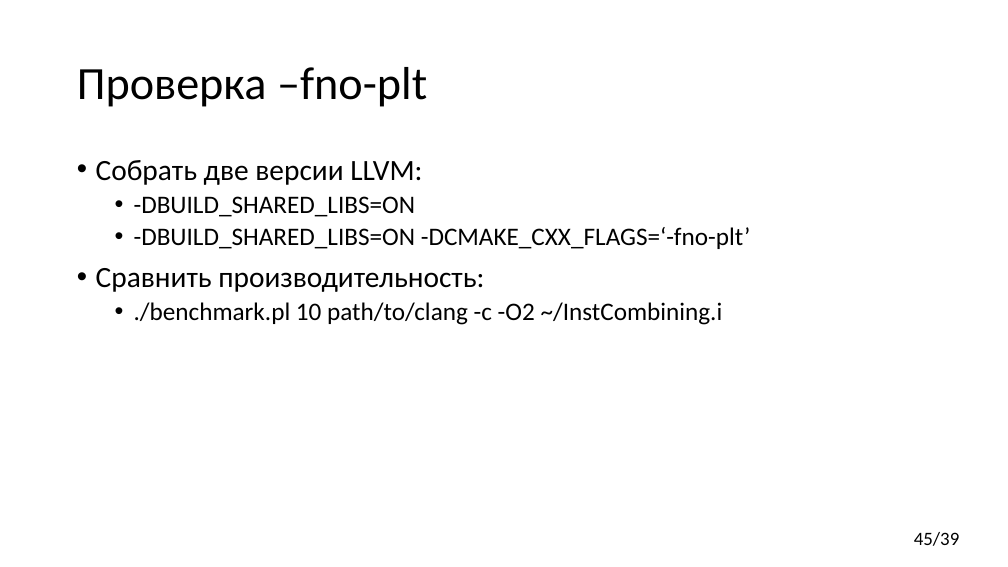
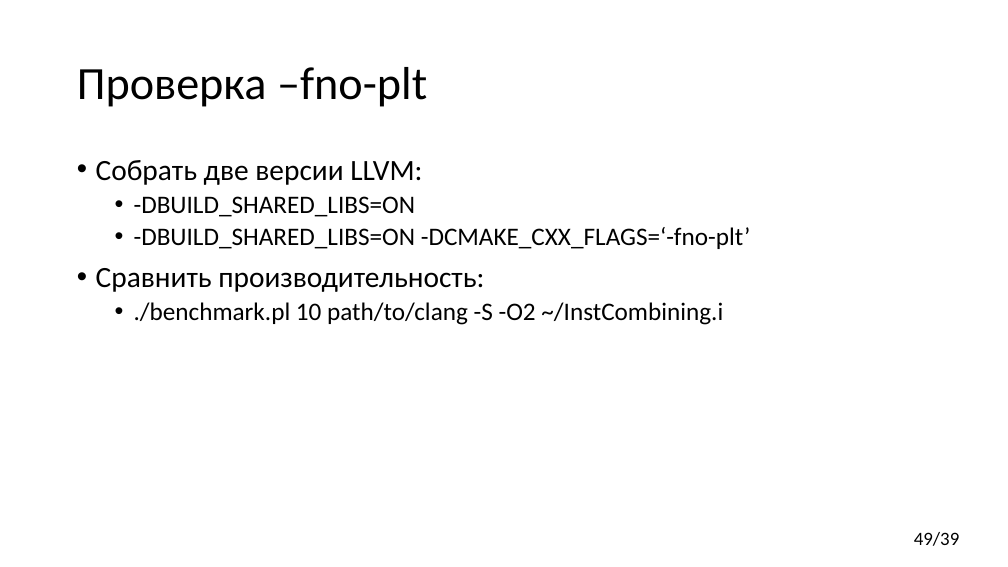
Before and after one commit to yugr/CppRussia, a slide deck: slide 49 of 2024/RU.pptx (slide 45 before the commit). Drawn at 1008x567 pixels with LibreOffice and Linux fonts; fonts in the diff are those of the drawing. Boxes give left, top, right and bottom in pixels: in the first picture for what was removed or moved away, otherwise in the second. Text is boxed around its words. In the diff, an @@ line names an element or a change of style, - is before the commit and + after.

```diff
--- a/2024/RU.pptx
+++ b/2024/RU.pptx
@@ text at bbox=[134, 302, 723, 325]: text changed @@
-  • ./benchmark.pl 10 path/to/clang -c -O2 ~/InstCombining.i
+  • ./benchmark.pl 10 path/to/clang -S -O2 ~/InstCombining.i
@@ page number at bbox=[914, 532, 960, 546]: text changed @@
-45/39
+49/39
```
Also in this commit, not shown: 6 other slides changed, 6 slides added, 1 other file.
